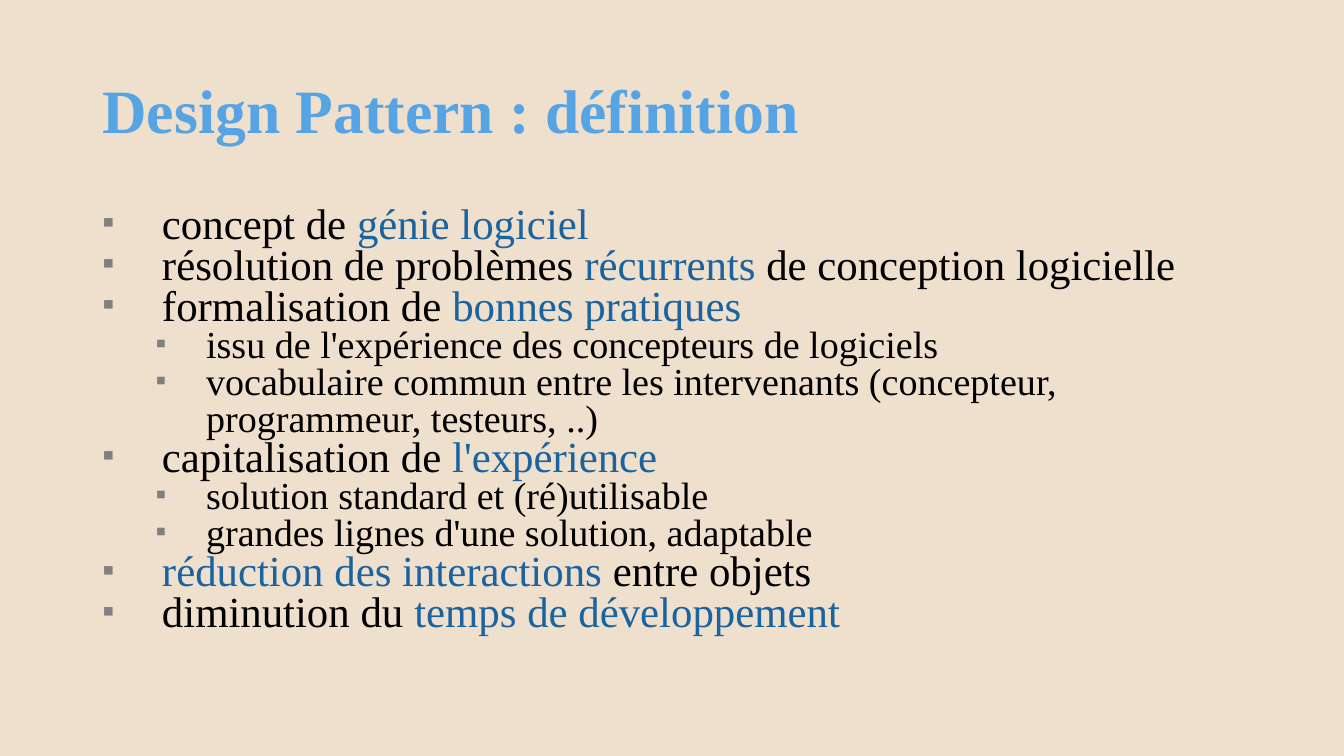
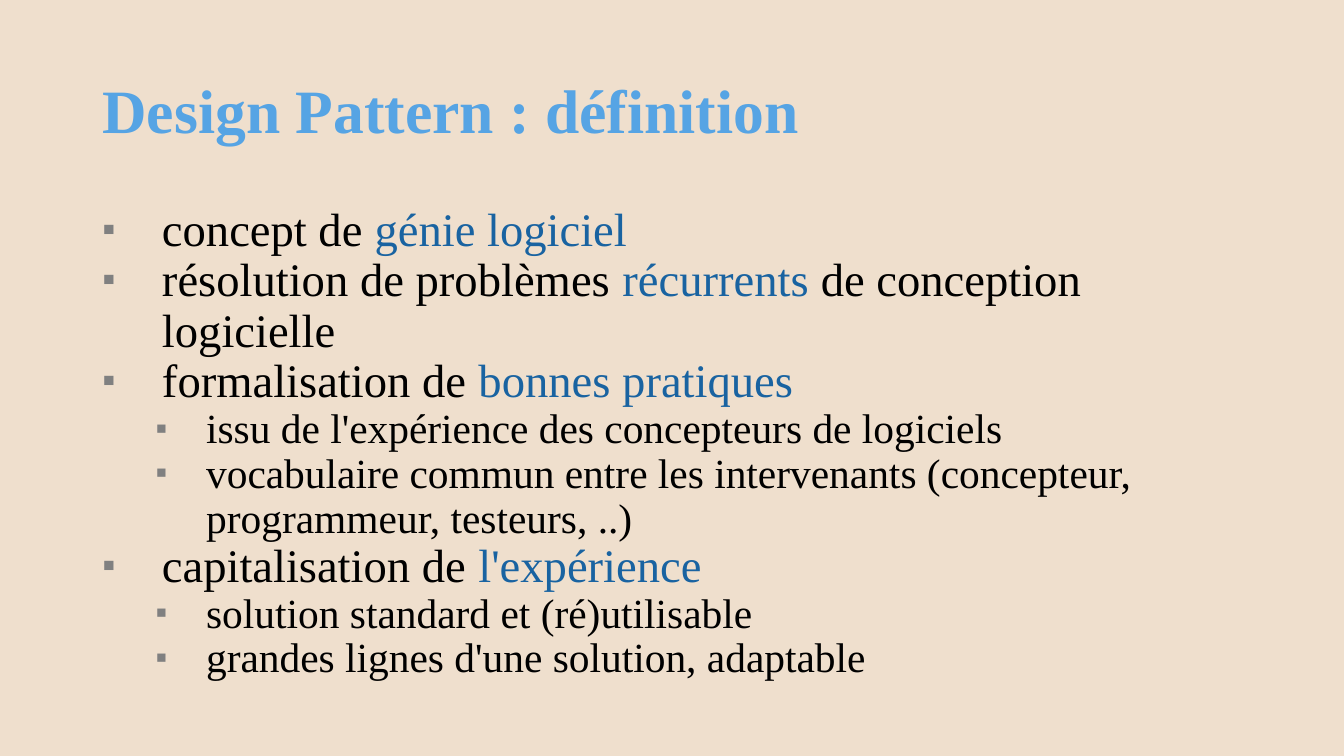
Before and after one commit to AlainWafflard/4IPO3, a slide deck: slide 5 of syllabus/17-POO-design-pattern/17_syllabus.pptx. Drawn at 1344x756 pixels with LibreOffice and Linux fonts; fonts in the diff are those of the drawing; background and template pictures are left out. Boxes give left, top, right and bottom in pixels: in the first picture for what was removed or moved away, otherwise in the second. Text is boxed around its words. In the diff, an @@ line names an element or a change of style, - is before the commit and + after.

Commit message:
update syllabus design pattern

```diff
--- a/syllabus/17-POO-design-pattern/17_syllabus.pptx
+++ b/syllabus/17-POO-design-pattern/17_syllabus.pptx
@@ text "concept de génie logiciel" at (162, 213, 1131, 681): size 30.6 to 33.3 pt in "concept de génie logiciel", "résolution de problèmes récurrents de conception logicielle", "formalisation de bonnes pratiques", "capitalisation de l'expérience"; size 27.2 to 29.6 pt in "issu de l'expérience des concepteurs de logiciels", "vocabulaire commun entre les intervenants (concepteur, progr ...", "solution standard et (ré)utilisable", "grandes lignes d'une solution, adaptable"; line spacing 0.8 to 0.9 @@
@@ text at (162, 553, 840, 636): paragraphs removed @@
-▪ réduction des interactions entre objets
-▪ diminution du temps de développement
```
Also in this commit, not shown: 2 other slides changed, 1 slide added, 4 other files.
